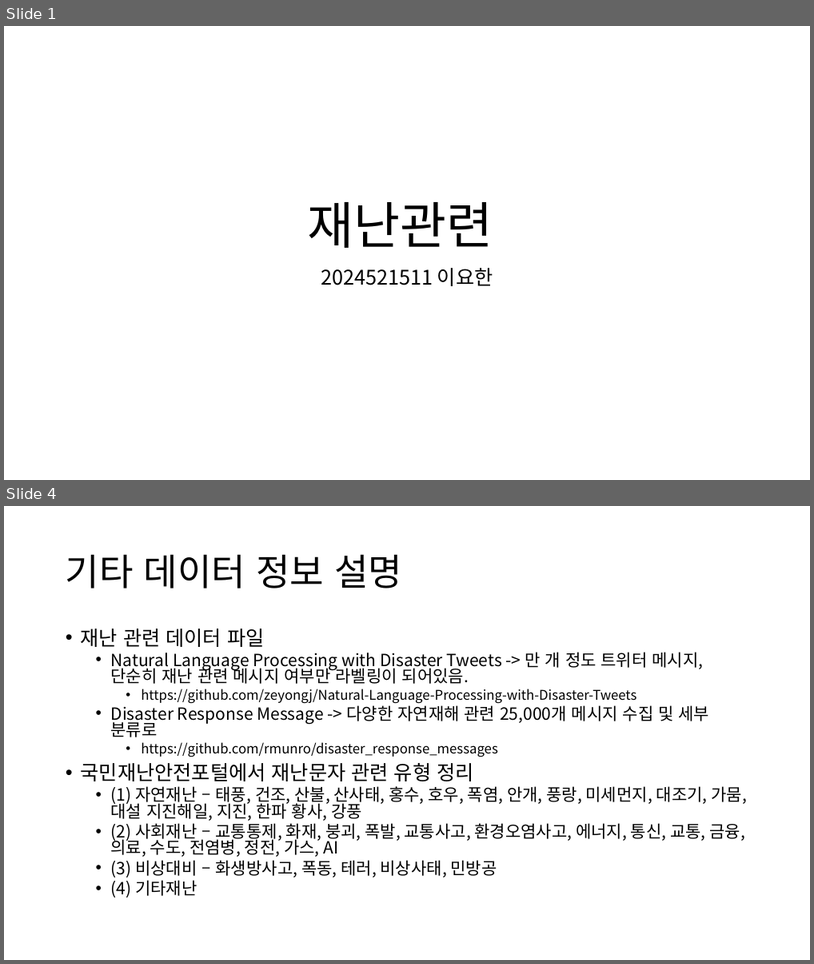
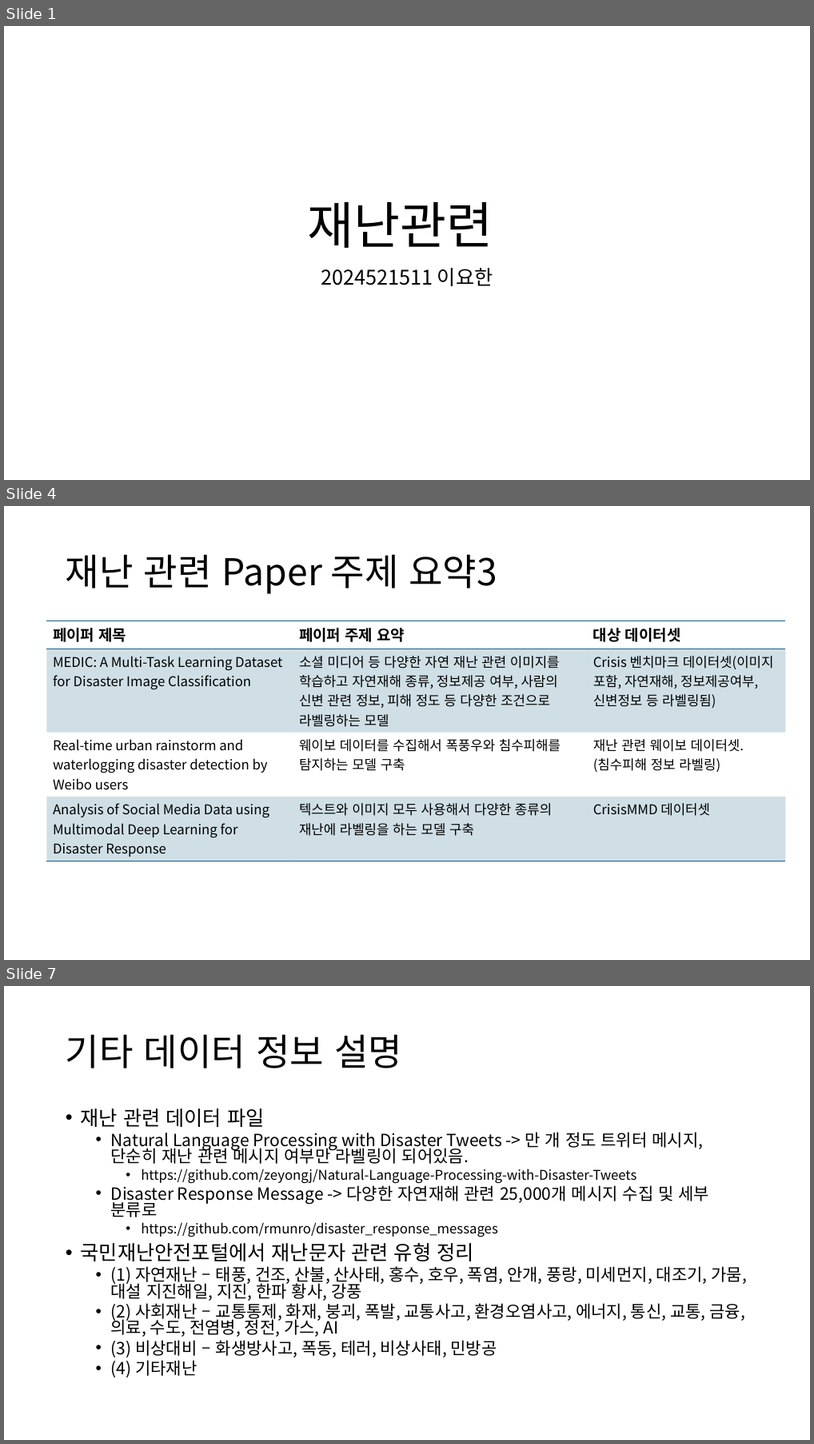
Before and after one commit to lurker18/MultiModal_RAG, a slide deck: materials/재난관련 선행연구 Review_이요한.pptx. Shown one above the other, each under a label of ours: slides 1 and 4 before the commit, slides 1, 4 and 7 after it; the slides between them are not shown. The pictures are 814x964 and 814x1444 pixels, drawn with LibreOffice and Linux fonts; fonts in the diff are those of the drawing. Boxes give left, top, right and bottom in pixels: in the first picture for what was removed or moved away, otherwise in the second. Text is boxed around its words. In the diff, an @@ line names an element or a change of style, - is before the commit and + after.

Commit message:
데이터 추가공유
PPT 내용보강

```diff
--- a/materials/재난관련 선행연구 Review_이요한.pptx
+++ b/materials/재난관련 선행연구 Review_이요한.pptx
@@ slide 4 added at (4, 506, 810, 960), background #FFFFFF @@
@@ title added at (66, 554, 498, 594), 44 pt, text #000000 @@
+재난 관련 Paper 주제 요약3
@@ table added at (47, 621, 786, 860), 4 rows, 3 columns @@
+페이퍼 제목 | 페이퍼 주제 요약 | 대상 데이터셋
+MEDIC: A Multi-Task Learning Dataset for Disaster Image Classification | 소셜 미디어 등 다양한 자연 재난 관련 이미지를 학습하고 자연재해 종류, 정보제공 여부, 사람의 신변 관련 정보, 피해 정도 등 다양한 조건으로 라벨링하는 모델 | Crisis 벤치마크 데이터셋(이미지 포함, 자연재해, 정보제공여부, 신변정보 등 라벨링됨)
+Real-time urban rainstorm and waterlogging disaster detection by Weibo users | 웨이보 데이터를 수집해서 폭풍우와 침수피해를 탐지하는 모델 구축 | 재난 관련 웨이보 데이터셋. (침수피해 정보 라벨링)
+Analysis of Social Media Data using Multimodal Deep Learning for Disaster Response | 텍스트와 이미지 모두 사용해서 다양한 종류의 재난에 라벨링을 하는 모델 구축 | CrisisMMD 데이터셋
@@ what was slide 4 is now slide 7 @@
```
Also in this commit, not shown: 2 slides changed, 2 other slides added, 1 other file.
